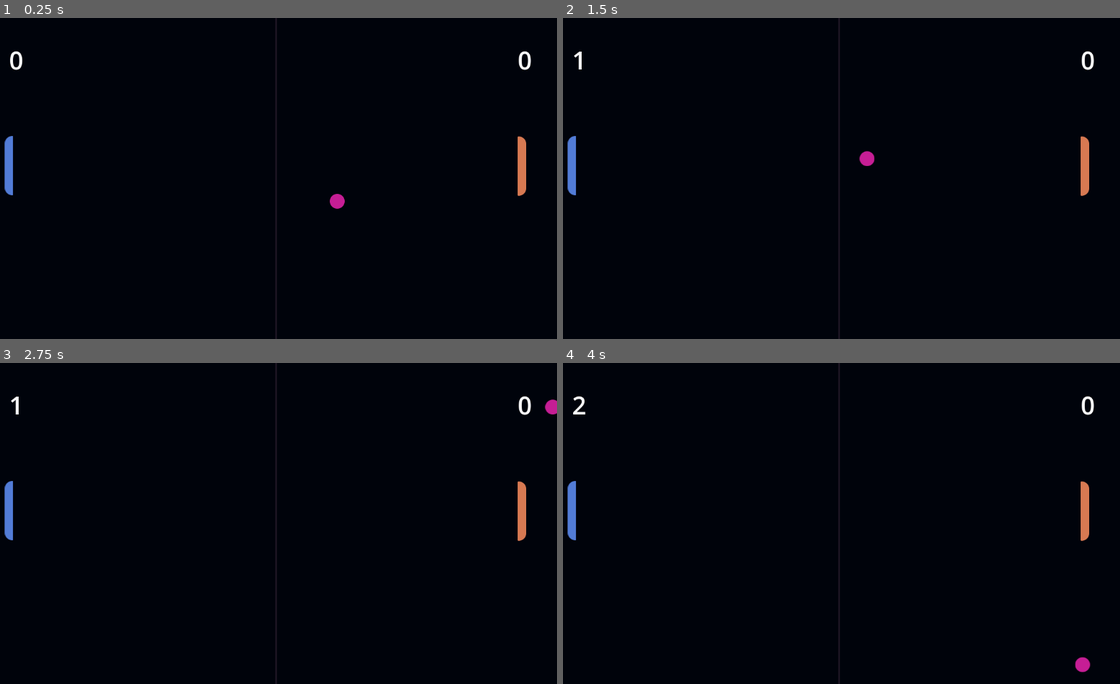
Above: before the commit, frames 1-4 (two rows, left to right).
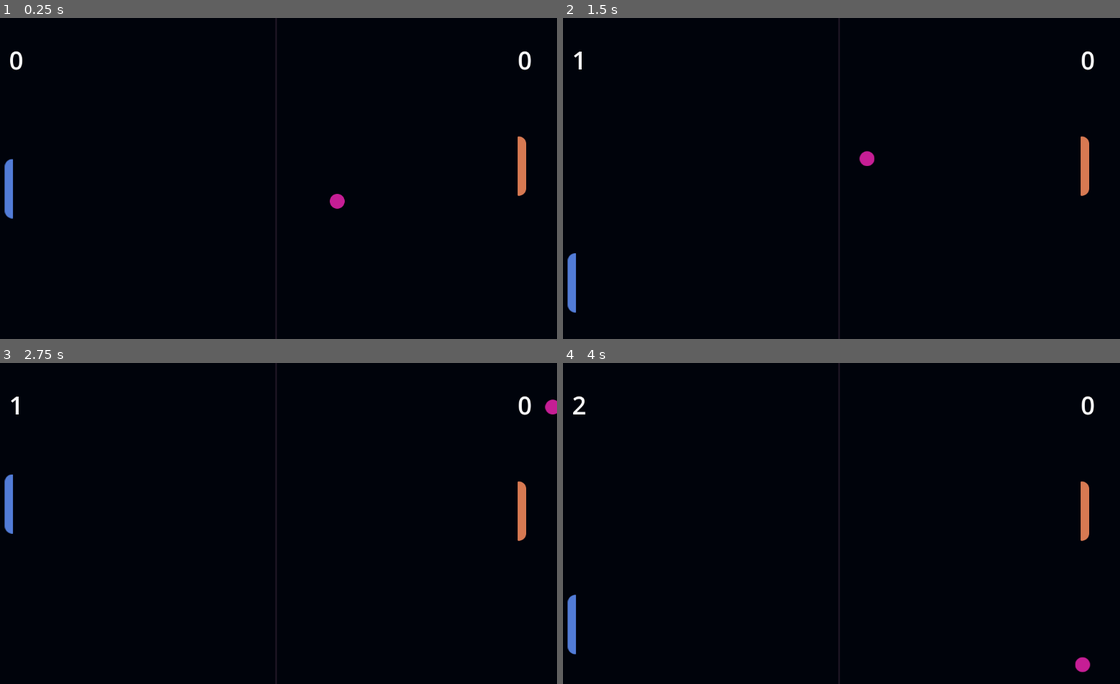
Above: after the commit, the same moments.

Repository: pseudoLudo/20games
Game: Godot game, scene res://playarea.tscn
Same seed, same stepped clock (60 frames per second), same inputs: the game is played once before the commit and once after it. The project has no main scene, so this scene is started directly.
Inputs:
- Up to frame 1 (0.25 s): no input
- Up to frame 2 (1.5 s): no input
- Up to frame 3 (2.75 s): no input
- Up to frame 4 (4 s): no input

The runs differ from the first frame. In frame 1, 0.2% of the frame differs, in the area x 0-3%, y 36-63%; in frame 2, 0.5%; in frame 3, less than 0.1%; in frame 4, 0.5%, in the area x 0-3%, y 36-91%.

Commit message:
basic ai script for the paddle

Diff:
--- /dev/null
+++ b/pong/enemy_paddle_ai.gd
@@ -0,0 +1,10 @@
+extends Area2D
+@onready var ball: Area2D = $"../ball"
+@export var speed : float
+
+func _process(delta: float) -> void:
+	if sign(ball.position.y - position.y) >= 0:
+		position.y += abs(speed) * delta
+	if sign(ball.position.y - position.y) <= 0:
+		position.y -= abs(speed) * delta
+	position.y = clamp(position.y,60,get_viewport_rect().size.y - 60)
--- a/pong/playarea.tscn
+++ b/pong/playarea.tscn
@@ -1,10 +1,11 @@
-[gd_scene load_steps=6 format=3 uid="uid://co6ocisvywqpp"]
+[gd_scene load_steps=7 format=3 uid="uid://co6ocisvywqpp"]
 
 [ext_resource type="Texture2D" uid="uid://cttm52ha3xxti" path="res://simple-ping-pong-2Dgame-assets/arts/Board.png" id="1_o7jnd"]
 [ext_resource type="PackedScene" uid="uid://cy1nnusnjukjs" path="res://paddle.tscn" id="2_i04jc"]
 [ext_resource type="PackedScene" uid="uid://cernbk6cdlpsm" path="res://ball.tscn" id="3_wqvoy"]
 [ext_resource type="PackedScene" uid="uid://dbximxqecqjkj" path="res://enemy_paddle.tscn" id="4_2u5mh"]
 [ext_resource type="PackedScene" uid="uid://cctjcxe83tlcf" path="res://ui.tscn" id="5_k0i7c"]
+[ext_resource type="Script" uid="uid://0a5i7ti70rga" path="res://enemy_paddle_ai.gd" id="5_t50ua"]
 
 [node name="playarea" type="Node2D"]
 
@@ -23,6 +24,8 @@
 
 [node name="enemyPaddle" parent="." instance=ExtResource("4_2u5mh")]
 position = Vector2(50, 298)
+script = ExtResource("5_t50ua")
+speed = 200.0
 
 [node name="CanvasLayer" type="CanvasLayer" parent="."]
 
Not shown, added: pong/enemy_paddle_ai.gd.uid
